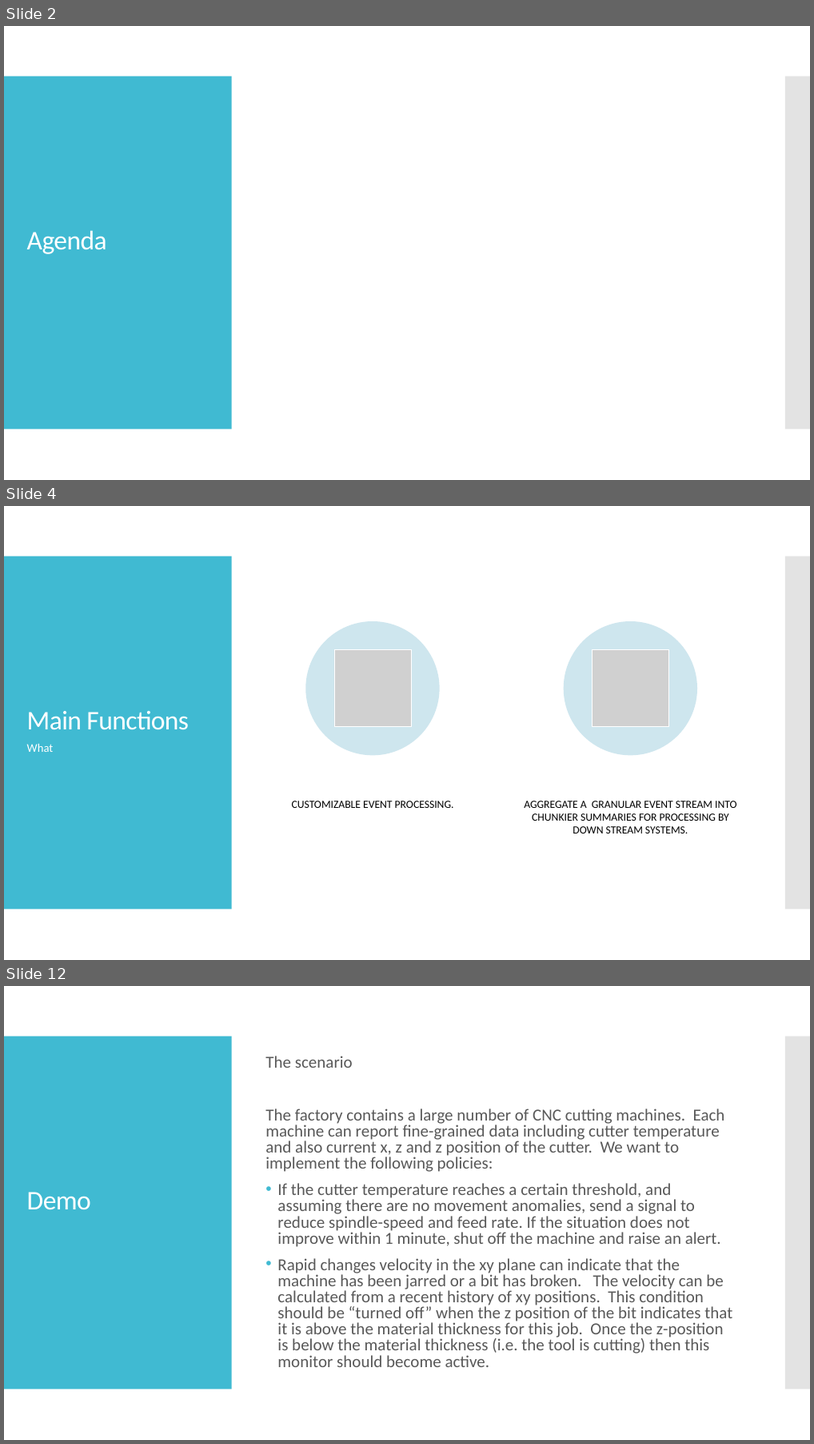
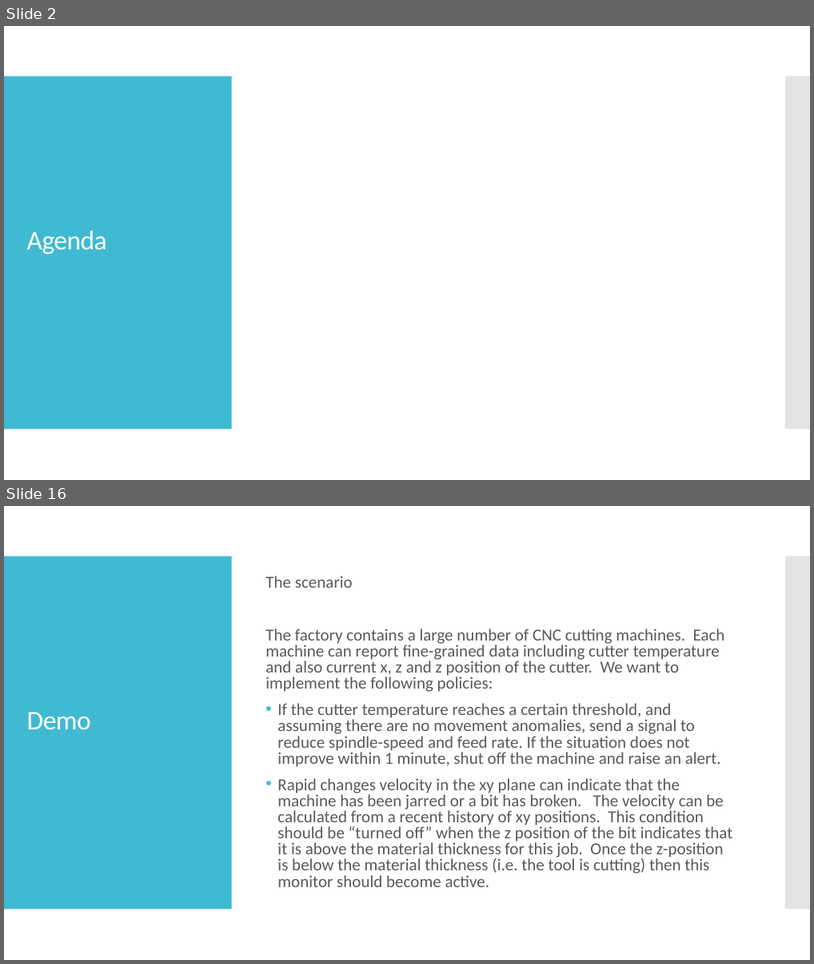
Before and after one commit to wrmay/hazelcast-monitoring-and-control-demo, a slide deck: Solution Overview.pptx. Shown one above the other, each under a label of ours: slides 2, 4 and 12 before the commit, slides 2 and 16 after it; the slides between them are not shown. The pictures are 814x1444 and 814x964 pixels, drawn with LibreOffice and Linux fonts; fonts in the diff are those of the drawing; grey boxes stand for pictures. Boxes give left, top, right and bottom in pixels: in the first picture for what was removed or moved away, otherwise in the second. Text is boxed around its words. In the diff, an @@ line names an element or a change of style, - is before the commit and + after.

```diff
--- a/Solution Overview.pptx
+++ b/Solution Overview.pptx
@@ slide 4 removed at <box>4,506,810,960</box>, background #FFFFFF; not listed: 2 template elements that a slide beside it also shows @@
@@ title removed at <box>27,711,189,730</box> @@
-Main Functions
@@ text removed at <box>27,743,54,752</box> @@
-What
@@ group removed at <box>292,621,738,833</box>: 2 ellipses, 2 pictures, 2 texts @@
-CUSTOMIZABLE EVENT PROCESSING.
-AGGREGATE A GRANULAR EVENT STREAM INTO CHUNKIER SUMMARIES FOR PROCESSING BY DOWN STREAM SYSTEMS.
@@ what was slide 12 is now slide 16 @@
```
Also in this commit, not shown: 5 slides changed, 8 slides added, 3 other slides removed, 9 other files.
